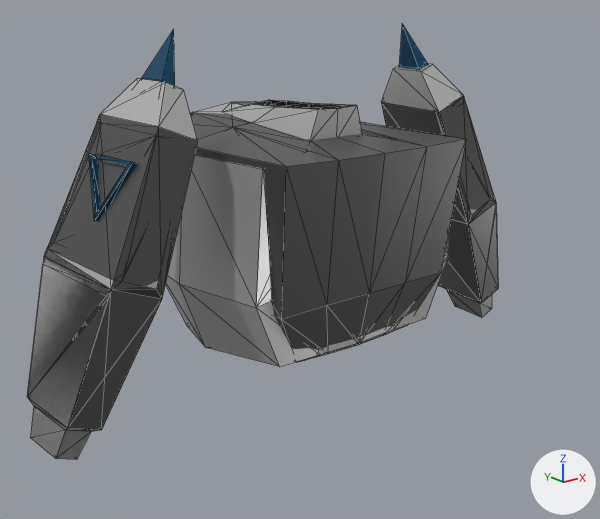
Renders of the glTF model modelz/bot.glb from each side of a commit.
One viewpoint serves both versions: a 50 mm lens placed at (-1.59, -1.95, 1.17), pointed at (-0.13, -0.12, 0.44). Arrows for +X, +Y and +Z are at lower right; the lights stay in place. Mesh edges are drawn as thin lines. Where no turn or scale is listed for an object, it has been applied to the vertices. Vertices at the same position are counted once.

In view in the first picture: 'body.classic', 'body.oxx', 'head.blackcrack', 'head.nilon'.
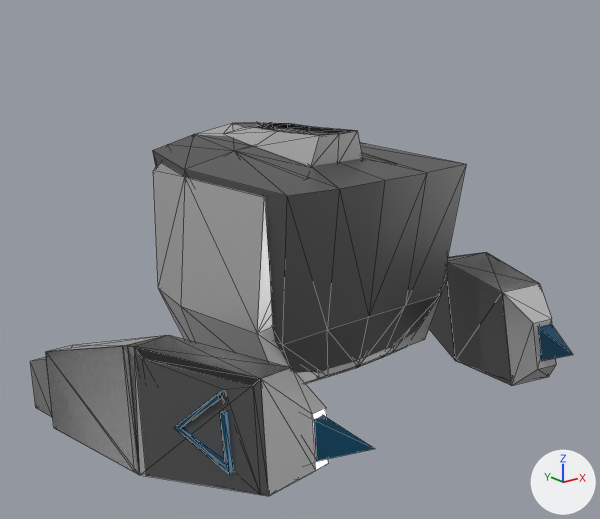
Changed parts and their boxes (x1, y1, x2, y2) in the pictures (600 x 519 px; the box of a moved part takes in the faces that stretch with it):
'body.classic', reshaped: before (27, 64, 498, 430); after (46, 252, 556, 496)
'head.blackcrack', mesh turned: before (190, 101, 466, 362); after (153, 122, 466, 383)
'head.nilon', mesh turned: before (165, 100, 449, 367); after (153, 123, 448, 383)
'body.oxx', reshaped: before (27, 24, 498, 459); after (30, 252, 573, 476)
part 1 of me_body_classic, moved or reshaped: before (27, 78, 198, 430); after (46, 335, 329, 496)
part 2 of me_body_classic, moved or reshaped: before (381, 64, 498, 303); after (429, 252, 556, 386)
part 3 of me_body_oxx, moved or reshaped: before (27, 29, 175, 459); after (30, 335, 375, 476)
part 4 of me_body_oxx, moved or reshaped: before (383, 24, 498, 318); after (448, 252, 573, 361)

The change, as a diff of the scene's bpy script:
```diff
--- a/modelz/bot.glb.py
+++ b/modelz/bot.glb.py
@@ me_body_classic @@
 me_body_classic.from_pydata(...)  # 48 vertices, 88 faces; spans x -0.9..0.9, y -0.14..0.21, z 0.0..0.97
 # used by ob_body_classic; location = (0.0, 0.0, 0.0)
+# me_body_classic part 1: the loose piece of 24 vertices spanning x -0.9..-0.45, y -0.14..0.21, z 0.0..0.97 is multiplied about its middle by the matrix ((0.988, 0.122, -0.092), (-0.112, 0.161, -0.981), (-0.105, 0.979, 0.172)), then moved by (0.06, -0.17, -0.35)
+# me_body_classic part 2: the loose piece of 24 vertices spanning x 0.45..0.9, y -0.14..0.21, z 0.0..0.97 is multiplied about its middle by the matrix ((0.994, -0.083, -0.076), (-0.056, 0.214, -0.975), (0.097, 0.973, 0.208)), then moved by (-0.11, -0.25, -0.33)
 me_body_classic.materials.append(mat_material_001)
@@ me_body_oxx @@
 me_body_oxx.from_pydata(...)  # 112 vertices, 216 faces; spans x -0.9..0.9, y -0.14..0.21, z 0.0..1.09
 # used by ob_body_oxx; location = (0.0, 0.0, 0.0)
+# me_body_oxx part 3: the loose piece of 64 vertices spanning x -0.9..-0.43, y -0.14..0.21, z 0.0..1.09 is multiplied about its middle by the matrix ((0.988, 0.122, -0.092), (-0.112, 0.161, -0.981), (-0.105, 0.979, 0.172)), then moved by (0.05, -0.24, -0.41)
+# me_body_oxx part 4: the loose piece of 48 vertices spanning x 0.43..0.9, y -0.14..0.21, z 0.0..1.09 is multiplied about its middle by the matrix ((0.994, -0.083, -0.076), (-0.056, 0.214, -0.975), (0.097, 0.973, 0.208)), then moved by (-0.12, -0.31, -0.38)
 me_body_oxx.materials.append(mat_material_001)
@@ me_body_classic_001 @@
 me_body_classic_001.from_pydata(...)  # 62 vertices, 120 faces; spans x -0.358..0.358, y -0.329..0.408, z 0.092..0.839
 # used by ob_head_blackcrack; location = (0.0, 0.0, 0.0)
+# me_body_classic_001 part 5: the whole mesh is turned 0.3 degrees about the x axis through its middle, then moved by (0.0, -0.003, -0.072)
 me_body_classic_001.materials.append(mat_material_001)
@@ me_body_oxx_001 @@
 me_body_oxx_001.from_pydata(...)  # 124 vertices, 244 faces; spans x -0.383..0.383, y -0.253..0.408, z 0.077..0.873
 # used by ob_head_nilon; location = (0.0, 0.0, 0.0)
+# me_body_oxx_001 part 6: the whole mesh is turned 0.3 degrees about the x axis through its middle, then moved by (0.0, -0.003, -0.072)
 me_body_oxx_001.materials.append(mat_material_001)
```
